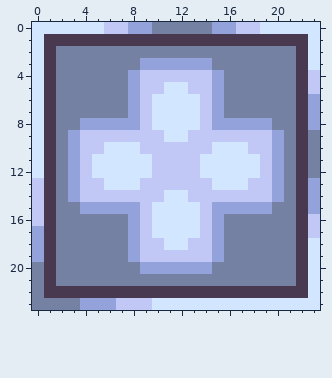
Edited in one commit: pixel-art sprite (Racing-Game/Assets/NitroBoost.png). The picture above was drawn from the file before the commit.
The file is 24x24 pixels. Colours within 5 levels of each other are drawn and written as one.
After:
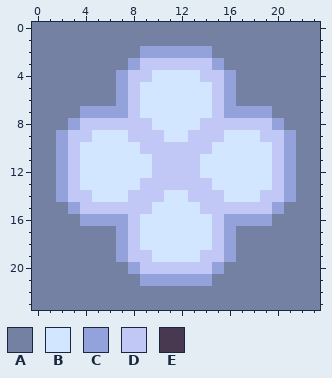
Palette (. is transparent): A #7481a2  B #d3e6ff  C #94a2dc  D #c2c8f6  E #483850
Change:
@@ x 0..23 @@
- 0 BBBBBBDDCCAAAAACCDDBBBBB
- 1 BEEEEEEEEEEEEEEEEEEEEEEB
- 2 BEAAAAAAAAAAAAAAAAAAAAEB
- 3 BEAAAAAAACCCCCCAAAAAAAEB
- 4 BEAAAAAACDDDDDDCAAAAAAED
- 5 BEAAAAAACDDBBDDCAAAAAAED
- 6 BEAAAAAACDBBBBDCAAAAAAEC
- 7 BEAAAAAACDBBBBDCAAAAAAEC
- 8 BEAACCCCCDBBBBDCCCCCAAEC
- 9 BEACDDDDDDDBBDDDDDDDCAEA
-10 BEACDDBBBDDDDDDBBBDDCAEA
-11 BEACDBBBBBDDDDBBBBBDCAEA
-12 BEACDBBBBBDDDDBBBBBDCAEA
-13 DEACDDBBBDDDDDDBBBDDCAEC
-14 DEACDDDDDDDBBDDDDDDDCAEC
-15 DEAACCCCCDBBBBDCCCCCAAEC
-16 DEAAAAAACDBBBBDCAAAAAAED
-17 CEAAAAAACDBBBBDCAAAAAAED
-18 CEAAAAAACDDBBDDCAAAAAAEB
-19 CEAAAAAACDDDDDDCAAAAAAEB
-20 AEAAAAAAACCCCCCAAAAAAAEB
-21 AEAAAAAAAAAAAAAAAAAAAAEB
-22 AEEEEEEEEEEEEEEEEEEEEEEB
-23 AAAACCCDDDBBBBBBBBBBBBBB
+ 0 AAAAAAAAAAAAAAAAAAAAAAAA
+ 1 AAAAAAAAAAAAAAAAAAAAAAAA
+ 2 AAAAAAAAACCCCCCAAAAAAAAA
+ 3 AAAAAAAACDDDDDDCAAAAAAAA
+ 4 AAAAAAACDDBBBBDDCAAAAAAA
+ 5 AAAAAAACDBBBBBBDCAAAAAAA
+ 6 AAAAAAACDBBBBBBDCAAAAAAA
+ 7 AAAACCCCDBBBBBBDCCCCAAAA
+ 8 AAACDDDDDDBBBBDDDDDDCAAA
+ 9 AACDDBBBDDDBBDDDBBBDDCAA
+10 AACDBBBBBDDDDDDBBBBBDCAA
+11 AACDBBBBBBDDDDBBBBBBDCAA
+12 AACDBBBBBBDDDDBBBBBBDCAA
+13 AACDBBBBBDDDDDDBBBBBDCAA
+14 AACDDBBBDDDBBDDDBBBDDCAA
+15 AAACDDDDDDBBBBDDDDDDCAAA
+16 AAAACCCCDBBBBBBDCCCCAAAA
+17 AAAAAAACDBBBBBBDCAAAAAAA
+18 AAAAAAACDBBBBBBDCAAAAAAA
+19 AAAAAAACDDBBBBDDCAAAAAAA
+20 AAAAAAAACDDDDDDCAAAAAAAA
+21 AAAAAAAAACCCCCCAAAAAAAAA
+22 AAAAAAAAAAAAAAAAAAAAAAAA
+23 AAAAAAAAAAAAAAAAAAAAAAAA
Changed places in both pictures, as pixel boxes (x1, y1, x2, y2):
changed: (32, 22, 320, 310)
